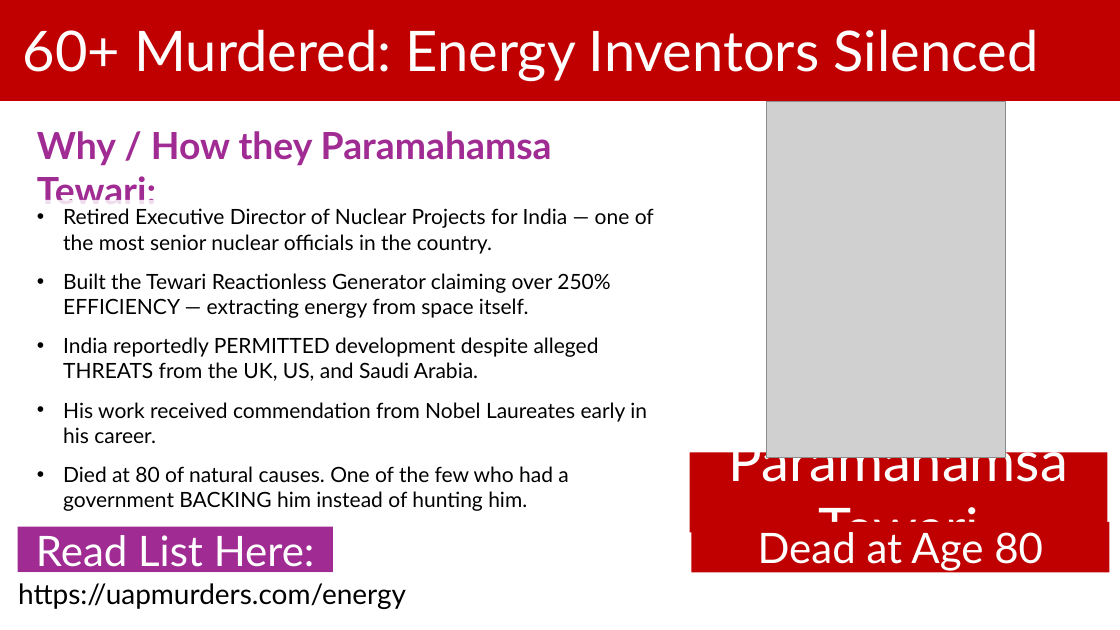
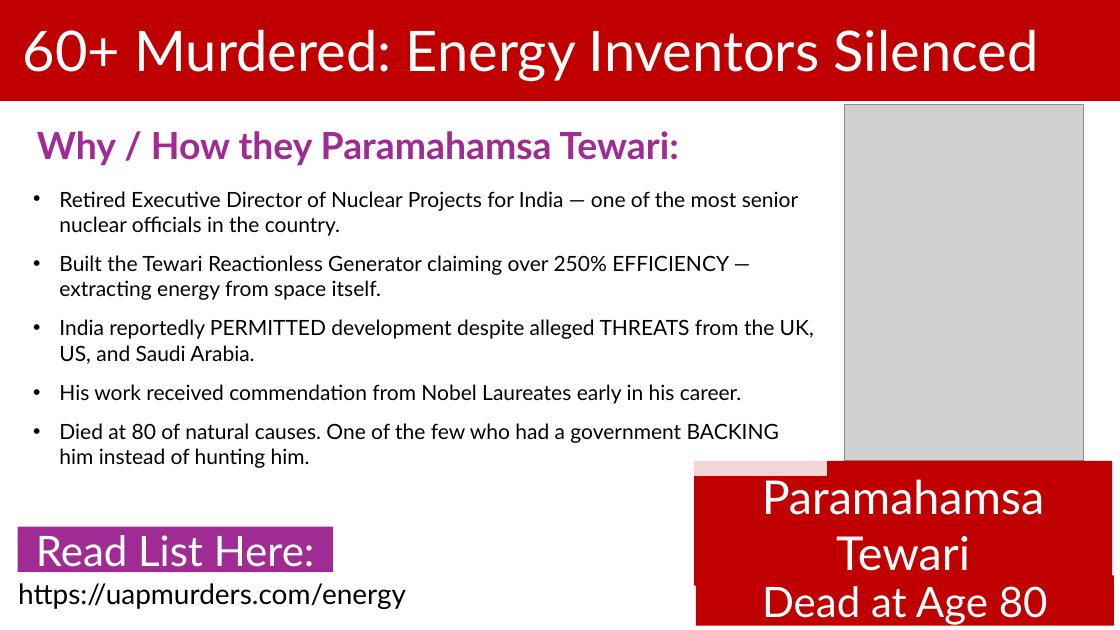
Before and after one commit to BryanStarbuck/UAP_Murder_Docus, a slide deck: slide 48 of Energy/Energy_Murders.pptx (slide 34 before the commit). Drawn at 1120x630 pixels with LibreOffice and Linux fonts; fonts in the diff are those of the drawing; grey boxes stand for pictures. Boxes give left, top, right and bottom in pixels: in the first picture for what was removed or moved away, otherwise in the second. Text is boxed around its words. In the diff, an @@ line names an element or a change of style, - is before the commit and + after.

Commit message:
Update presentation files for Energy, Physics, and UAPs investigations

```diff
--- a/Energy/Energy_Murders.pptx
+++ b/Energy/Energy_Murders.pptx
@@ text "Why / How they Paramahamsa ..." rewrapped from (37, 131, 552, 212) to (37, 131, 679, 166) @@
@@ picture: place and size @@
-picture at (766, 101, 1006, 458)
+picture at (844, 104, 1084, 461)
@@ text "Retired Executive Director of Nuclear ..." rewrapped from (63, 208, 654, 482) to (59, 191, 814, 468) @@
@@ rectangle "Paramahamsa Tewari": place and size @@
-rectangle "Paramahamsa Tewari" at (690, 453, 1108, 533)
+rectangle "Paramahamsa Tewari" at (694, 461, 1112, 586)
@@ rectangle "Paramahamsa Tewari" at (694, 461, 1112, 586): size 48 to 40 pt @@
@@ text "https://uapmurders.com/energy" rewrapped from (10, 572, 1084, 614) to (18, 583, 406, 609) @@
@@ text "Dead at Age 80" rewrapped from (691, 522, 1110, 572) to (762, 586, 1048, 625) @@
```
Also in this commit, not shown: 40 other slides changed, 2 slides removed, 2 other files.
